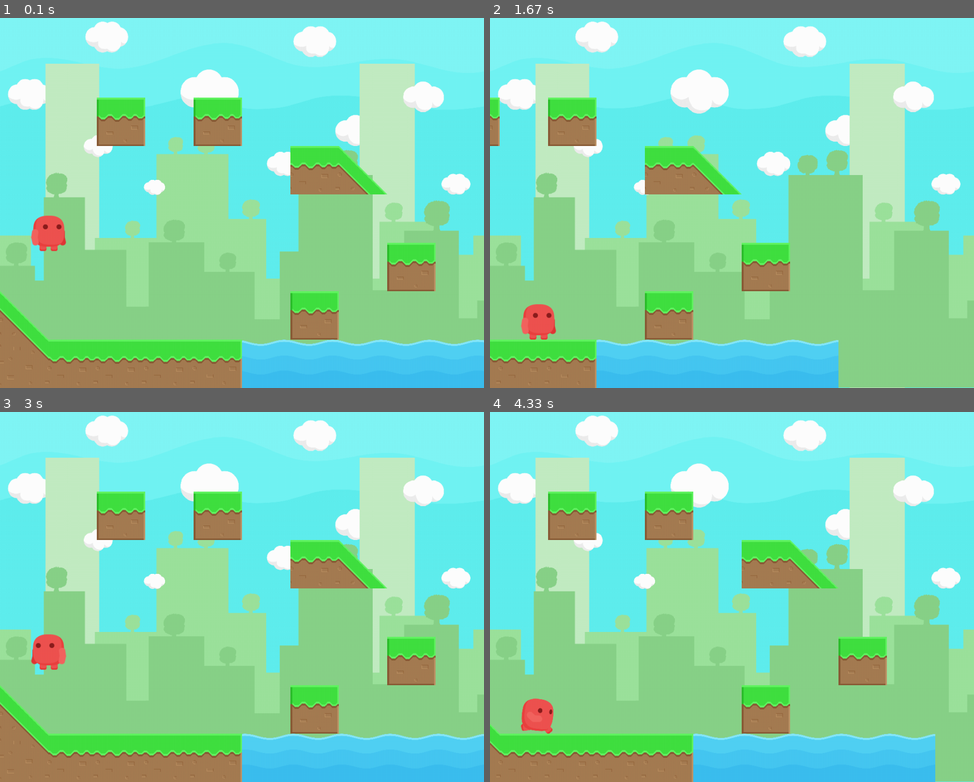
Above: before the commit, frames 1-4 (two rows, left to right).
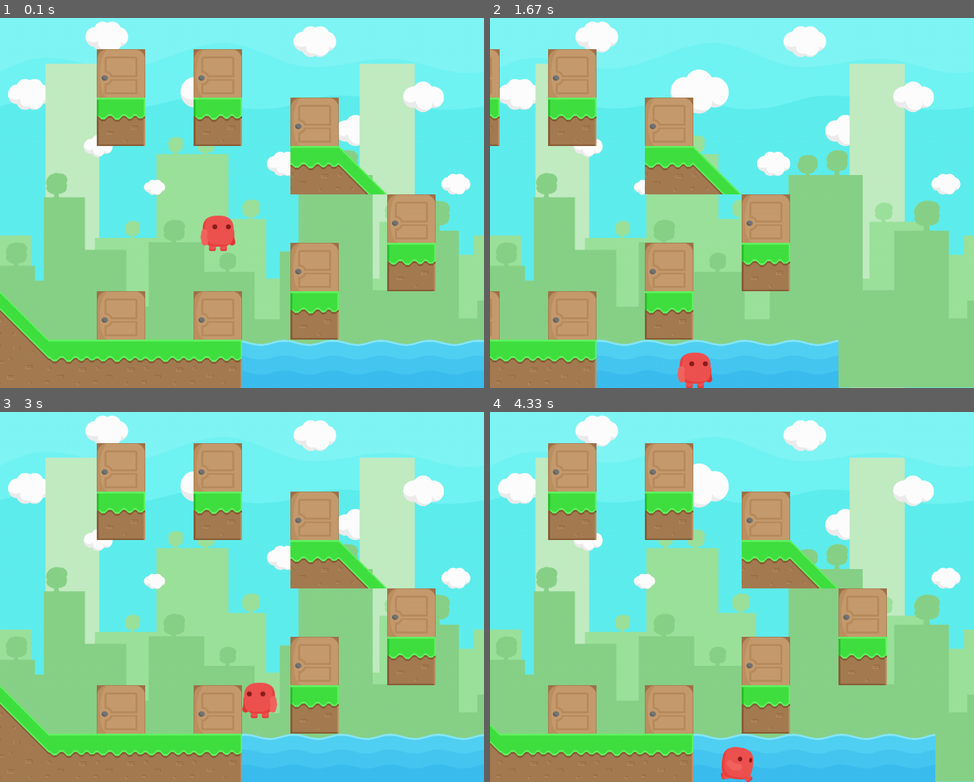
Above: after the commit, the same moments.

Repository: RogiVerakot/platformer-on-pygame
Game: pygame game, started from main.py
Same seed, same stepped clock (60 frames per second), same inputs: the game is played once before the commit and once after it.
Inputs:
- Up to frame 1 (0.1 s): no input
- Up to frame 2 (1.67 s): hold Right 0.33-0.8 s; hold Up 0.83-1.13 s; hold Right 1.17-1.63 s
- Up to frame 3 (3 s): hold Left 1.67-2.2 s; hold Left 2.23-2.63 s; hold Up from 2.67 s (still down)
- Up to frame 4 (4.33 s): release Up at 3.03 s; hold Right 3.07-3.7 s; hold Left 3.73-4.2 s; hold Right from 4.23 s (still down)

The runs differ from the first frame. In frame 1, 10% of the frame differs, in the area x 6-90%, y 8-87%; in frame 2, 8.1%; in frame 3, 10%; in frame 4, 10%.

Commit message:
I updated a start level

Diff:
--- a/main.py
+++ b/main.py
@@ -61,6 +61,11 @@
             # Двигаем анимации волн тоже
             for wave in wave_animations:
                 wave.rect.x += move_direction * 5
+
+        if level == 0:
+            if move_direction != 0:
+                for door in doors:
+                    door.rect.x += move_direction * 5  # 5 - скорость движения
 
         # Проверка коллизий (остаётся без изменений)
         player.on_ground = False
@@ -163,6 +168,11 @@
             if 0 <= platform.rect.y <= HEIGHT:
                 screen.blit(platform.image, platform.rect)
 
+        if level == 0:
+            for door in doors:
+                if 0 <= door.rect.y <= HEIGHT:
+                    screen.blit(door.image, door.rect)
+
         for wave in wave_animations:
             wave.draw(screen)
 
--- a/platforms.py
+++ b/platforms.py
@@ -33,3 +33,13 @@
         GrassHillRight(0, 700),
         GrassHillRight2(50, 800)
     ]
+
+doors = [
+    Door(450, 700),
+    Door(250, 700),
+    Door(250, 200),
+    Door(450, 200),
+    Door(650, 300),
+    Door(650, 600),
+    Door(850, 500),
+]
--- a/player.py
+++ b/player.py
@@ -1,7 +1,6 @@
 import pygame
 import os
 from platforms import platforms
-
 
 class Player(pygame.sprite.Sprite):
     def load_animation_frames(self, folder_path="res_animation_run", height=None):
@@ -47,7 +46,7 @@
         # Основные свойства персонажа
         self.default_image = pygame.image.load('res/bob.png').convert_alpha()
         self.image = self.default_image
-        self.rect = self.image.get_rect(midbottom=(100, 500))
+        self.rect = self.image.get_rect(midbottom=(450, 500))
         self.speed_y = 0
         self.speed_x = 0
         self.velocity = 0
--- a/tiles.py
+++ b/tiles.py
@@ -45,3 +45,8 @@
     def __init__(self, x, y):
         super().__init__(image_path='res/Free Platform Game Assets/Tiles/2D Tiles ( Update 1.9 )/Spring/512x512/Grass.png')
         self.rect = self.image.get_rect(midbottom=(x, y))
+
+class Door(Tails):
+    def __init__(self, x, y):
+        super().__init__(image_path='res/Free Platform Game Assets/GUI ( Update 1.7 )/Elements1024x512/image_2.png')
+        self.rect = self.image.get_rect(midbottom=(x, y))
